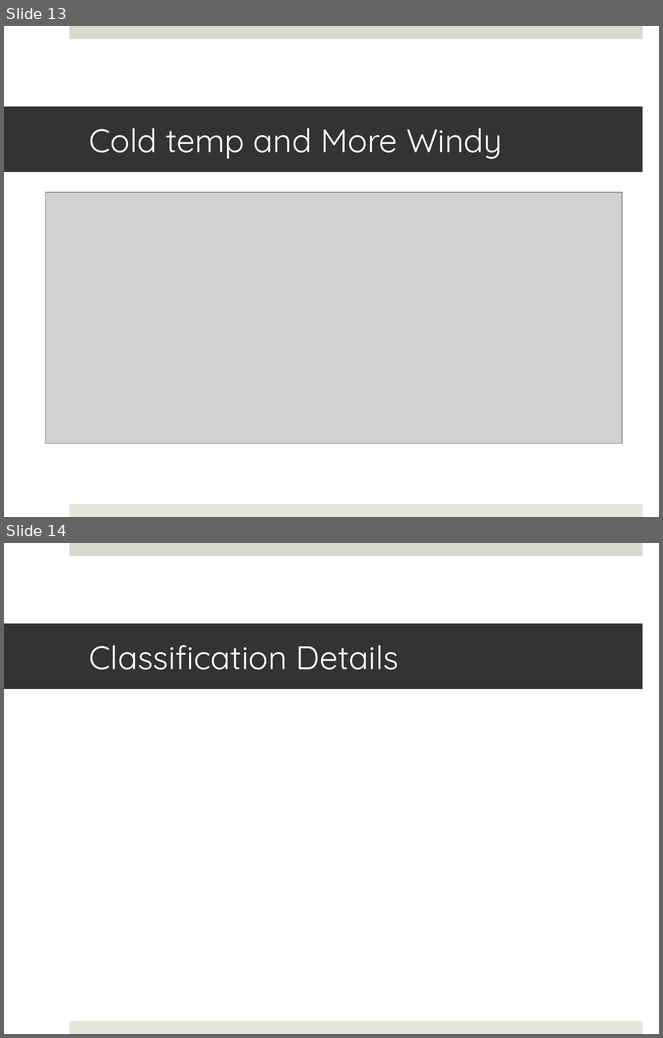
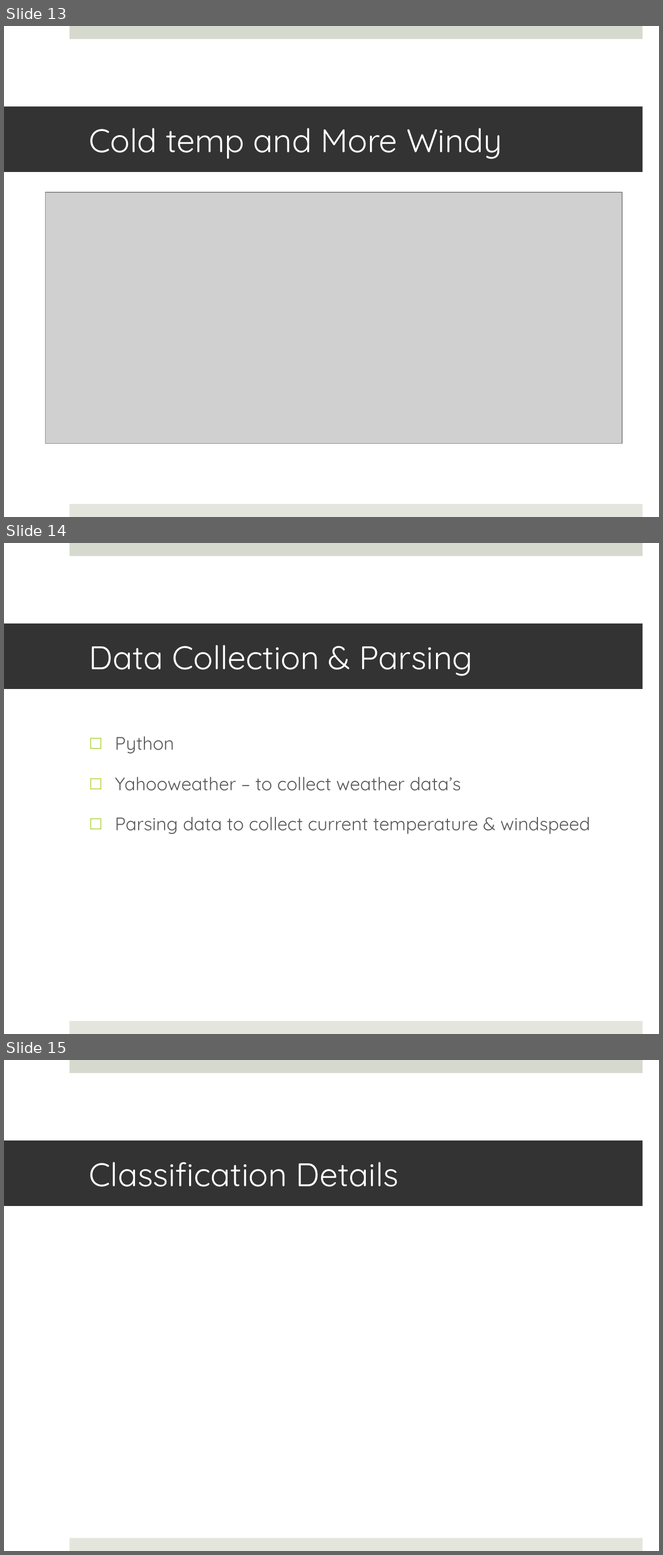
Before and after one commit to sasmita/QuantumLight, a slide deck: QL_Presentation1.pptx. Shown one above the other, each under a label of ours: slides 13 and 14 before the commit, slides 13, 14 and 15 after it. The pictures are 663x1038 and 663x1555 pixels, drawn with LibreOffice and Linux fonts; fonts in the diff are those of the drawing; grey boxes stand for pictures. Boxes give left, top, right and bottom in pixels: in the first picture for what was removed or moved away, otherwise in the second. Text is boxed around its words. In the diff, an @@ line names an element or a change of style, - is before the commit and + after.

```diff
--- a/QL_Presentation1.pptx
+++ b/QL_Presentation1.pptx
@@ slide 14 added at (x1=4, y1=543, x2=659, y2=1034), background #FFFFFF; not listed: 2 template elements that a slide beside it also shows @@
@@ title added at (x1=4, y1=624, x2=643, y2=689), fill #333333, 36 pt, text #FFFFFF @@
+Data Collection & Parsing
@@ text added at (x1=115, y1=736, x2=591, y2=834), 20 pt, text #595959 @@
+□ Python
+□ Yahooweather – to collect weather data’s
+□ Parsing data to collect current temperature & windspeed
@@ what was slide 14 is now slide 15 @@
```
Also in this commit, not shown: 2 slides changed, 3 other slides added, 1 slide removed.
